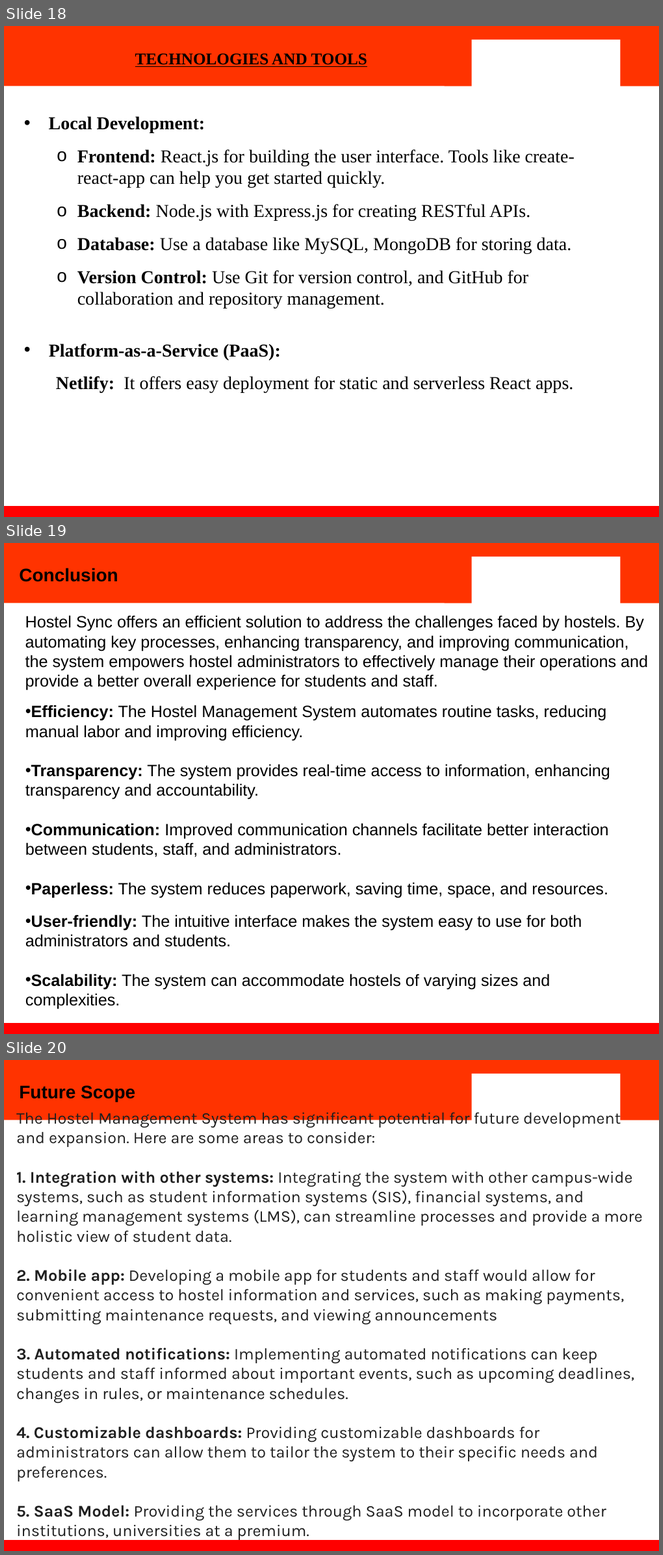
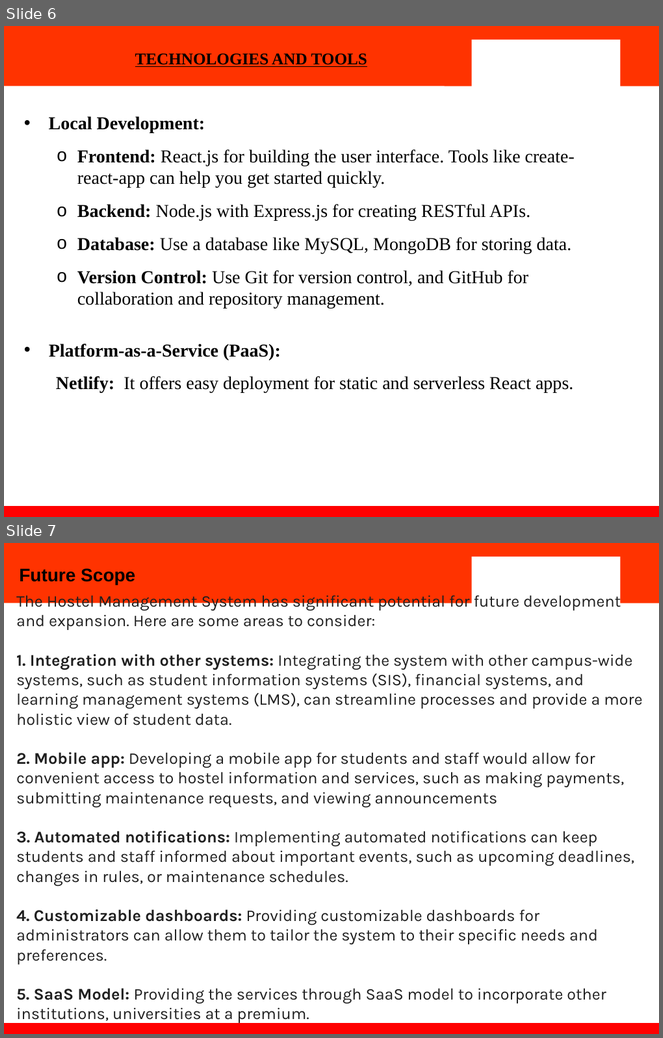
Before and after one commit to akhil-k-se/CampusMate, a slide deck: documents/Hostel Sync PPT.pptx. Shown one above the other, each under a label of ours: slides 18, 19 and 20 before the commit, slides 6 and 7 after it. The pictures are 663x1555 and 663x1038 pixels, drawn with LibreOffice and Linux fonts; fonts in the diff are those of the drawing; background and template pictures are left out. Boxes give left, top, right and bottom in pixels: in the first picture for what was removed or moved away, otherwise in the second. Text is boxed around its words. In the diff, an @@ line names an element or a change of style, - is before the commit and + after.

```diff
--- a/documents/Hostel Sync PPT.pptx
+++ b/documents/Hostel Sync PPT.pptx
@@ slide 19 removed at (4,543,659,1034), background #FFFFFF; not listed: 4 template elements that a slide beside it also shows @@
@@ title removed at (19,568,118,582) @@
-Conclusion
@@ text removed at (25,615,648,691) @@
-Hostel Sync offers an efficient solution to address the challenges faced by hostels. By automating key processes, enhancing transparency, and improving communication, the system empowers hostel administrators to effectively manage their operations and provide a better overall experience for students and staff.
@@ text removed at (25,705,610,898) @@
-• Efficiency: The Hostel Management System automates routine tasks, reducing manual labor and improving efficiency.
-• Transparency: The system provides real-time access to information, enhancing transparency and accountability.
-• Communication: Improved communication channels facilitate better interaction between students, staff, and administrators.
-• Paperless: The system reduces paperwork, saving time, space, and resources.
@@ text removed at (25,915,582,1010) @@
-• User-friendly: The intuitive interface makes the system easy to use for both administrators and students.
-• Scalability: The system can accommodate hostels of varying sizes and complexities.
@@ what was slide 18 is now slide 6 @@
@@ what was slide 20 is now slide 7 @@
```
Also in this commit, not shown: 2 slides changed, 10 other slides removed, 18 other files.
